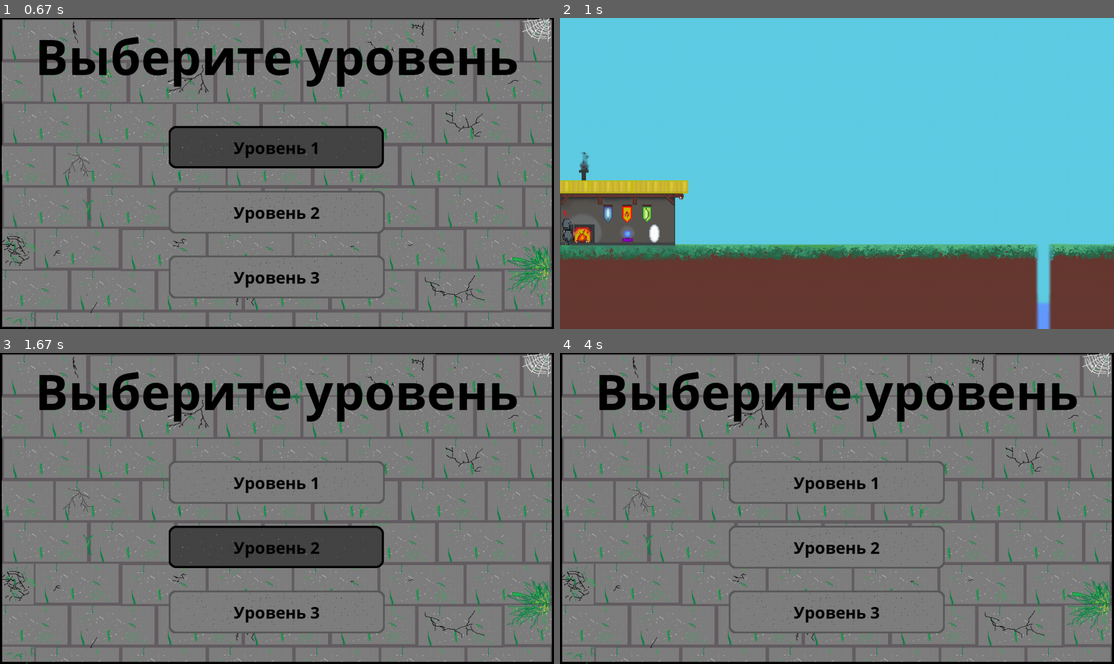
Above: before the commit, frames 1-4 (two rows, left to right).
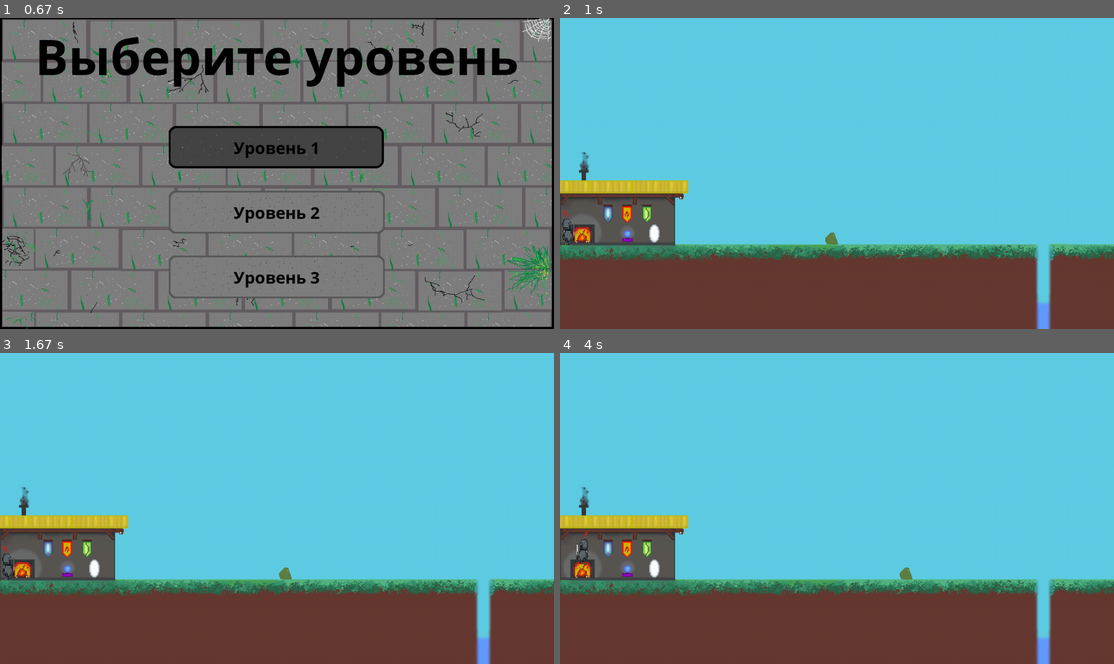
Above: after the commit, the same moments.

Repository: plov-cyber/Simple_Dungeon_PyGame
Game: pygame game, started from main.py
The game is run twice, just before and just after one commit, with the same random seed, the same clock (stepped at 60 frames per second) and the same inputs.
Inputs (mouse positions are in pixels of both pictures, inside the frame that each line leads up to):
- Up to frame 1 (0.67 s): click (277, 148) at 0.38 s
- Up to frame 2 (1 s): click (837, 148) at 0.72 s
- Up to frame 3 (1.67 s): hold Esc 1-1.47 s; hold D 1-1.47 s; move the mouse to (315, 573) at 1.03 s; click (277, 545) at 1.55 s
- Up to frame 4 (4 s): hold D 1.83-2.3 s; move the mouse to (670, 415) at 1.87 s; tap Space at 1.9, 2.2, 2.4, 2.73, 3.03, 3.23, 3.53, 3.8 s; hold W 2.33-2.63 s; hold D 2.67-3.13 s; hold A 3.17-3.7 s; hold A from 3.73 s (still down)

Frame 1 is identical in both runs. In frame 2, less than 0.1% of the frame differs, in the area x 47-51%, y 68-73%; in frame 3, 100%, in the area x 0-100%, y 0-100%; in frame 4, 100%.

Commit message:
Добавил класс монстра. Добавил здоровье и атаку всем существам. Починил столкновение персонажа с платформами. Перенёс управление со стрелок на WASD + пробел.

Diff:
--- a/main.py
+++ b/main.py
@@ -4,6 +4,15 @@
 import random
 
 pygame.init()
+
+
+def escape():
+    """Функция выхода с уровня."""
+    global now_screen
+    pygame.mouse.set_visible(True)
+    now_screen = LVL_CH_SCREEN
+    now_level.kill()
+    hero.kill()
 
 
 def terminate():
@@ -48,6 +57,37 @@
     return image
 
 
+class Monster(pygame.sprite.Sprite):
+    def __init__(self, x, dmg, health, d):
+        super().__init__(enemies, all_sprites)
+        self.image = random.choice(MNSTR_IMGS)
+        self.rect = self.image.get_rect()
+        self.rect.x, self.rect.y = x, Y0 + hero.rect.height - self.rect.height
+        self.x0 = x
+        self.vx = 1
+        self.dmg = dmg
+        self.health = health
+        self.range = d
+        self.right = True
+        self.ticks = 0
+
+    def update(self):
+        collider = pygame.sprite.spritecollideany(self, hero_group)
+        if not collider:
+            if self.right and self.x0 + self.range > self.rect.x:
+                self.rect.x += self.vx
+            else:
+                self.right = False
+
+            if not self.right and self.rect.x > self.x0:
+                self.rect.x -= self.vx
+            else:
+                self.right = True
+        elif self.ticks % 30 == 0:
+            collider.health -= self.dmg
+        self.ticks = (self.ticks + 1) % 120
+
+
 class Platform(pygame.sprite.Sprite):
     """Класс платформ"""
 
@@ -104,11 +144,15 @@
         for pl in self.platforms:
             pl.rect.x = pl.pos0[0] + self.rect.x
 
+        for en in self.enemies:
+            en.rect.x -= self.diff
+            en.x0 -= self.diff
+
 
 class Hero(pygame.sprite.Sprite):
     """Класс главного героя. Принимает координаты."""
 
-    def __init__(self, group, x, y):
+    def __init__(self, group, x, y, dmg, health):
         """Инициализация персонажа"""
         super().__init__(group)
         self.image = PLAYER_IMGS[2]
@@ -116,6 +160,7 @@
         self.rect = self.image.get_rect()
         self.rect.x, self.rect.y = x, y
         self.x = x
+        self.safe_x = (self.x, self.rect.x)
         self.y0 = Y0
         self.left = False
         self.jump = False
@@ -123,8 +168,10 @@
         self.moving = False
         self.jump_height = 50
         self.jump_count = 0
-        self.vx = 5
+        self.vx = 4
+        self.health = health
         self.ticks = 0
+        self.dmg = dmg
 
     def move(self, x, y):
         """Движение персонажа."""
@@ -141,9 +188,16 @@
             elif 5489 <= self.x <= 6114:
                 self.rect.x = (self.x + 256) % 1280
 
+        if not pygame.sprite.spritecollideany(self, now_level.platforms) or self.rect.y == self.y0:
+            self.safe_x = (self.x, self.rect.x)
+        else:
+            self.x, self.rect.x = self.safe_x
+
     def update(self):
         """Обновление координат персонажа при взаимодействии с ним."""
-        global now_screen
+        if self.health <= 0:
+            escape()
+
         self.platform = False
         for platform in now_level.platforms:
             if platform.rect.x < self.rect.x + self.rect.width \
@@ -168,16 +222,13 @@
             self.jump = False
             self.jump_count = 0
 
-        if self.moving and self.ticks % 60 == 0:
-            self.image = PLAYER_IMGS[self.img_count]
+        if self.moving and self.ticks % 10 == 0:
+            self.image = pygame.transform.flip(PLAYER_IMGS[self.img_count], self.left, 0)
             self.img_count = (self.img_count + 1) % 2
             self.moving = False
-        else:
-            self.image = PLAYER_IMGS[2]
+        elif not self.moving:
+            self.image = pygame.transform.flip(PLAYER_IMGS[2], self.left, 0)
         self.ticks = (self.ticks + 1) % 120
-
-        if self.left:
-            self.image = pygame.transform.flip(self.image, 1, 0)
 
 
 class Button(pygame.sprite.Sprite):
@@ -221,15 +272,18 @@
 TITRES_FONT = pygame.font.SysFont('comicsansms', 50)
 MENU_BTN_TITLES = ['НАЧАТЬ ИГРУ', 'О НАС', 'ВЫЙТИ']
 LEVEL_BTN_TITLES = ['Уровень 1', 'Уровень 2', 'Уровень 3']
+
+# Инициализация групп спрайтов.
+all_sprites = pygame.sprite.Group()
 menu_buttons = pygame.sprite.Group()
 level_buttons = pygame.sprite.Group()
 hero_group = pygame.sprite.Group()
-all_sprites = pygame.sprite.Group()
 level = pygame.sprite.Group()
 clouds = pygame.sprite.Group()
 platforms = pygame.sprite.Group()
-
-# Инициализация экрана, установка оглавление и иконки приложения.
+enemies = pygame.sprite.Group()
+
+# Инициализация экрана, установка оглавления и иконки приложения.
 screen = pygame.display.set_mode((WIN_WIDTH, WIN_HEIGHT))
 screen_rect = screen.get_rect()
 pygame.display.set_caption('Simple Dungeon')
@@ -245,12 +299,16 @@
 PLAYER_IMGS = [pygame.transform.scale(load_image('knight1.png'), (30, 80)),
                pygame.transform.scale(load_image('knight2.png'), (30, 80)),
                pygame.transform.scale(load_image('knight.png'), (30, 80))]
+MNSTR_IMGS = [load_image('slime.png')]
 
 # Загрузка звуков и музыки.
 load_sound(0, 'title_menu_music.mp3')
 pygame.mixer_music.set_volume(0.3)
 pygame.mixer_music.play(-1)
 btn_sound = load_sound(1, 'btn_sound.wav')
+
+# Главный герой.
+hero = Hero(hero_group, 5, 445, 30, 100)
 
 # Экран с титрами(О НАС).
 about_screen = pygame.Surface((WIN_WIDTH, WIN_HEIGHT))
@@ -276,15 +334,13 @@
 lvl_sc = pygame.Surface((WIN_WIDTH, WIN_HEIGHT))
 level_x = 0
 now_level = None
-LEVELS = [Level(pygame.transform.scale(load_image('level_1.png'), (6144, 1440)), [],
+LEVELS = [Level(pygame.transform.scale(load_image('level_1.png'), (6144, 1440)), [Monster(600, 10, 50, 200)],
                 [Platform(2306, 496), Platform(2405, 476), Platform(2497, 454)])]
 ticks = 0
+hero.kill()
 
 # Экран для game over'а.
 game_over_sc = pygame.Surface((WIN_WIDTH, WIN_HEIGHT))
-
-# Главный герой.
-hero = Hero(hero_group, 5, 445)
 
 # Экраны.
 SCREENS = {MENU_SCREEN: menu_screen, ABOUT_SCREEN: about_screen, LVL_CH_SCREEN: l_ch_screen, LVL: lvl_sc,
@@ -371,13 +427,15 @@
                 if event.type == pygame.MOUSEBUTTONUP and event.button == 1 and btn.rect.collidepoint(event.pos):
                     btn_sound.play()
                     pygame.mouse.set_visible(False)
+                    hero = Hero(hero_group, 5, 445, 30, 100)
+                    now_screen = LVL
                     if btn.title == 'Уровень 1':
                         now_level = LEVELS[0]
-                        now_screen = LVL
                     elif btn.title == 'Уровень 2':
                         pass
                     elif btn.title == 'Уровень 3':
                         pass
+                    level.add(now_level)
 
         l_ch_screen.blit(BACKGROUND, (0, 0))
         l_ch_screen.blit(LVL_CH_TITLE, ((WIN_WIDTH - LVL_CH_TITLE.get_width()) // 2, 10))
@@ -392,24 +450,25 @@
             if event.type == pygame.QUIT:
                 terminate()
             elif event.type == pygame.KEYUP and event.key == pygame.K_ESCAPE:
-                pygame.mouse.set_visible(True)
-                now_screen = LVL_CH_SCREEN
+                escape()
 
         keys = pygame.key.get_pressed()
-        if keys[pygame.K_UP] and hero.rect.y == hero.y0:
+        if (keys[pygame.K_SPACE] or keys[pygame.K_w]) and hero.rect.y == hero.y0:
             hero.jump = True
-        if keys[pygame.K_RIGHT]:
+        if keys[pygame.K_d]:
             hero.move(hero.x + hero.vx, hero.rect.y)
-        if keys[pygame.K_LEFT]:
+        if keys[pygame.K_a]:
             hero.move(hero.x - hero.vx, hero.rect.y)
 
         level.draw(lvl_sc)
         platforms.draw(lvl_sc)
+        enemies.draw(lvl_sc)
         hero_group.draw(lvl_sc)
         if ticks == random.randint(0, 75):
             Cloud()
         clouds.draw(lvl_sc)
         hero_group.update()
+        enemies.update()
         level.update()
         clouds.update()
         ticks = (ticks + 1) % 75
